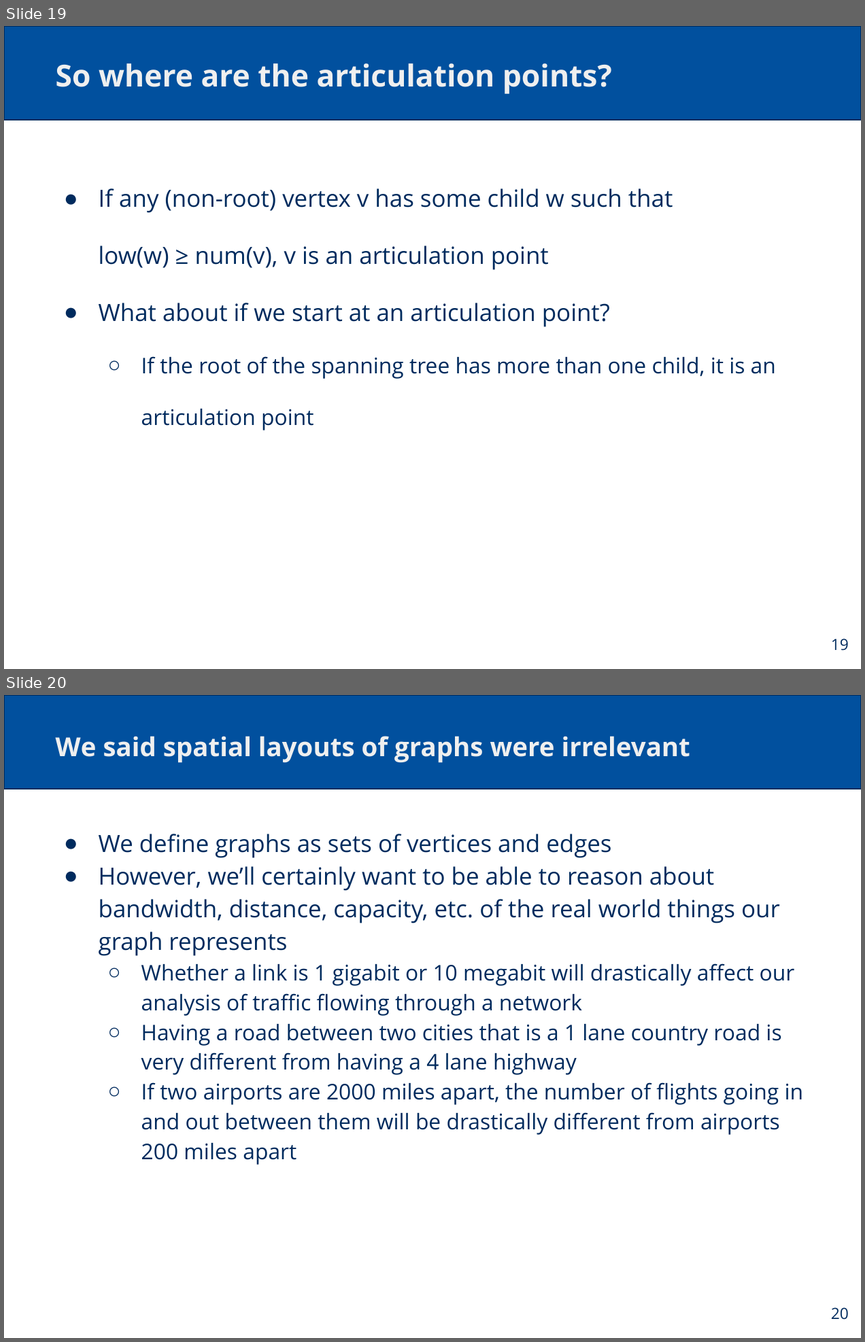
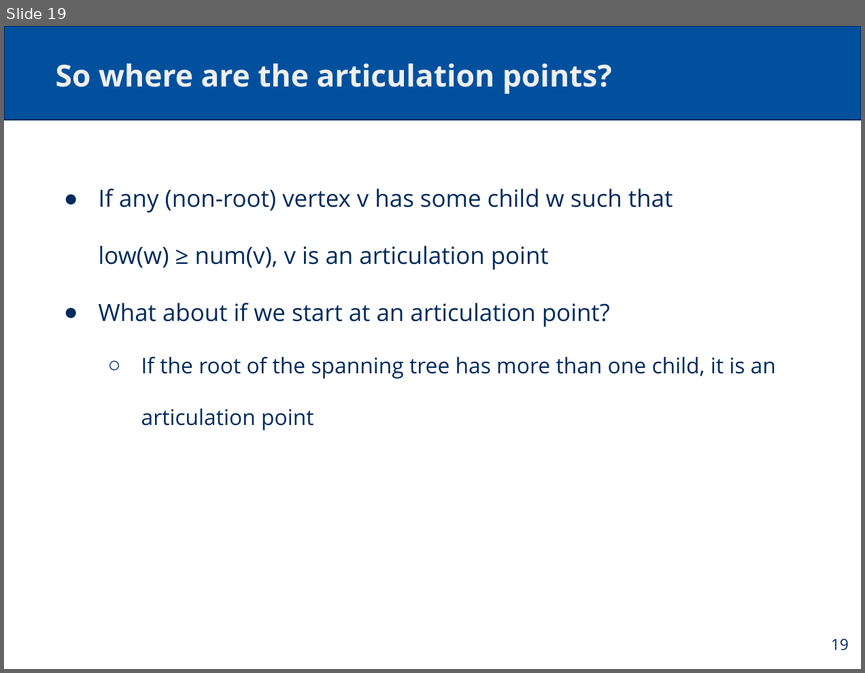
Before and after one commit to cs1501-2224/handouts, a slide deck: DraftSlides/Lecture17.pptx. Shown one above the other, each under a label of ours: slides 19 and 20 before the commit, slide 19 after it. The pictures are 865x1342 and 865x673 pixels, drawn with LibreOffice and Linux fonts; fonts in the diff are those of the drawing. Boxes give left, top, right and bottom in pixels: in the first picture for what was removed or moved away, otherwise in the second. Text is boxed around its words. In the diff, an @@ line names an element or a change of style, - is before the commit and + after.

```diff
--- a/DraftSlides/Lecture17.pptx
+++ b/DraftSlides/Lecture17.pptx
@@ slide 20 removed at (4,695,861,1338), background #FFFFFF; not listed: 1 template element that a slide beside it also shows @@
@@ title removed at (56,736,690,763) @@
-We said spatial layouts of graphs were irrelevant
@@ text removed at (99,834,804,1165) @@
-● We define graphs as sets of vertices and edges
-● However, we’ll certainly want to be able to reason about bandwidth, distance, capacity, etc. of the real world things our graph represents
-  ○ Whether a link is 1 gigabit or 10 megabit will drastically affect our analysis of traffic flowing through a network
-  ○ Having a road between two cities that is a 1 lane country road is very different from having a 4 lane highway
-  ○ If two airports are 2000 miles apart, the number of flights going in and out between them will be drastically different from airports 200 miles apart
@@ page number removed at (831,1308,849,1320) @@
-20
```
Also in this commit, not shown: 1 slide changed, 4 other slides removed, 3 other files.
